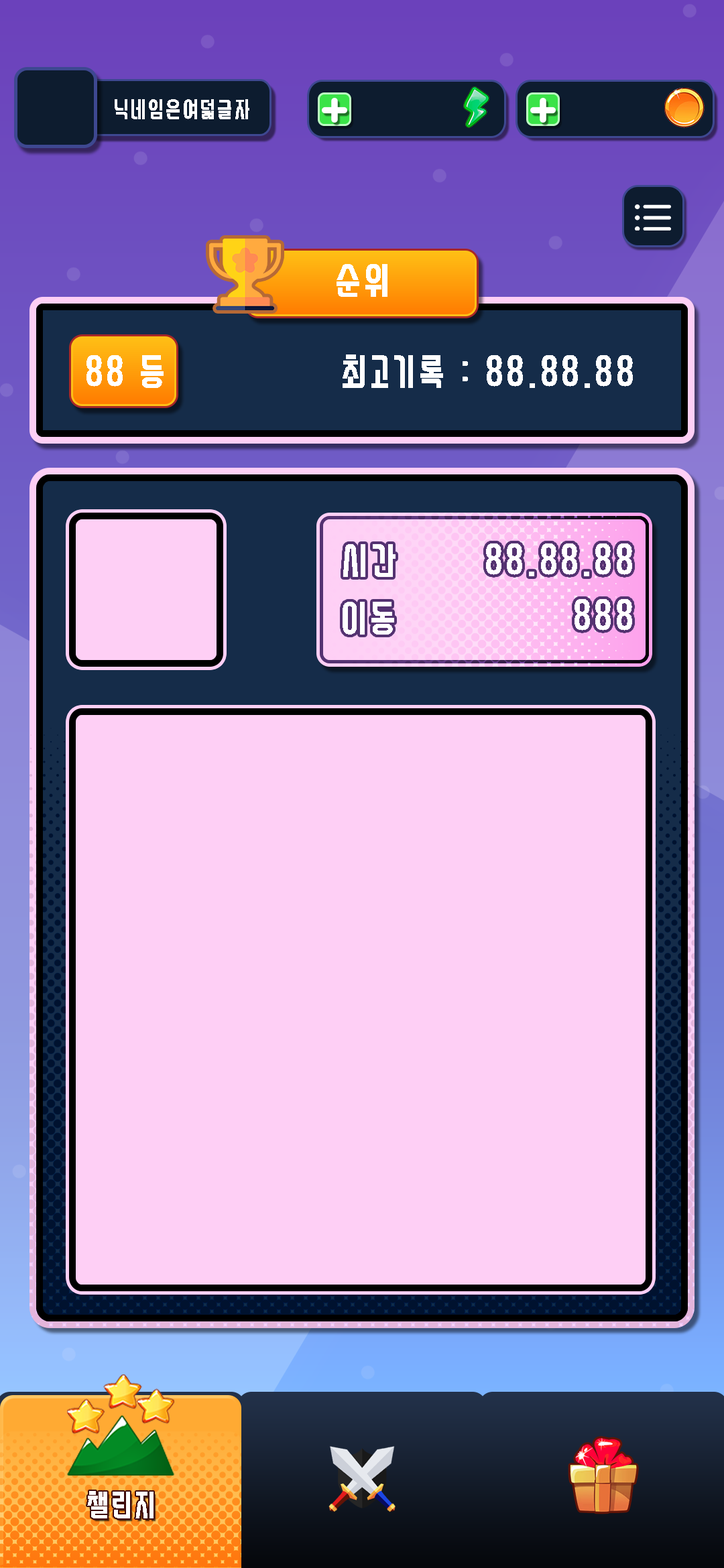
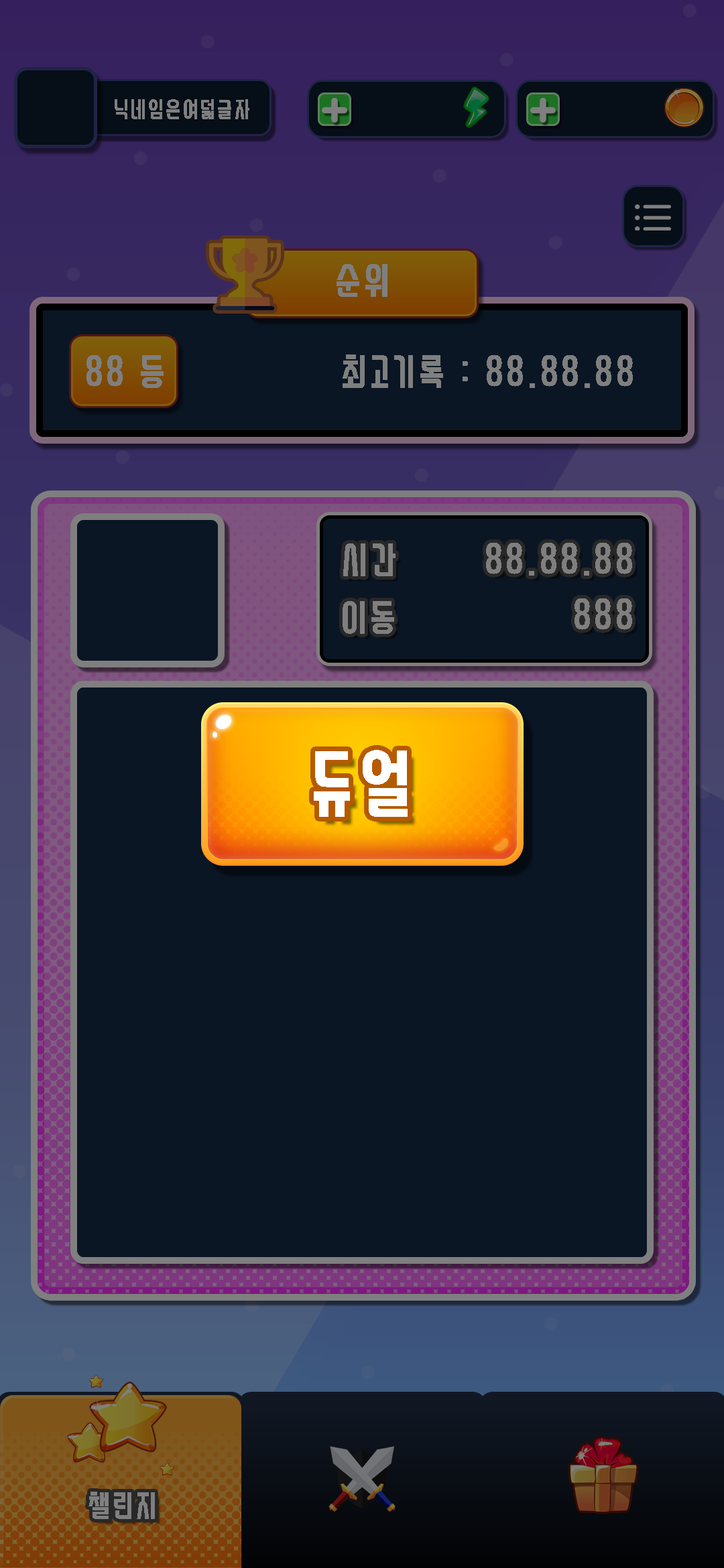
Two versions of the same layered image (724px x 1568px). Layer-by-layer changes:
added group "GameStart" with 2 layers above "Profile" over [left=0, top=0, right=724, bottom=1568]
added layer "PlayButton" in group "GameStart" over [left=201, top=702, right=535, bottom=879]
added layer "GameStartBG" (darken, 50%) in group "GameStart" over [left=0, top=0, right=724, bottom=1568]
painted on "MoveCountText" over [left=570, top=595, right=638, bottom=636]
painted on "TimerText" over [left=482, top=539, right=638, bottom=582]
painted on "TimeText" over [left=339, top=540, right=402, bottom=583]
painted on "MoveText" over [left=339, top=597, right=401, bottom=640]
painted on "UIFrame" over [left=316, top=511, right=659, bottom=675]
painted on "ClearPatternBoard" over [left=65, top=509, right=231, bottom=674]
painted on "GameBoard" (2nd of 2, in "GameBoard") over [left=65, top=680, right=660, bottom=1295]
painted on "GameBoardFrame" over [left=29, top=467, right=702, bottom=1336]
painted on "ShopIcon" over [left=567, top=1435, right=639, bottom=1515]
painted on "ChallengeIcon_Big" over [left=67, top=1374, right=175, bottom=1476]
painted on "ChallengeText" over [left=85, top=1488, right=161, bottom=1526]
